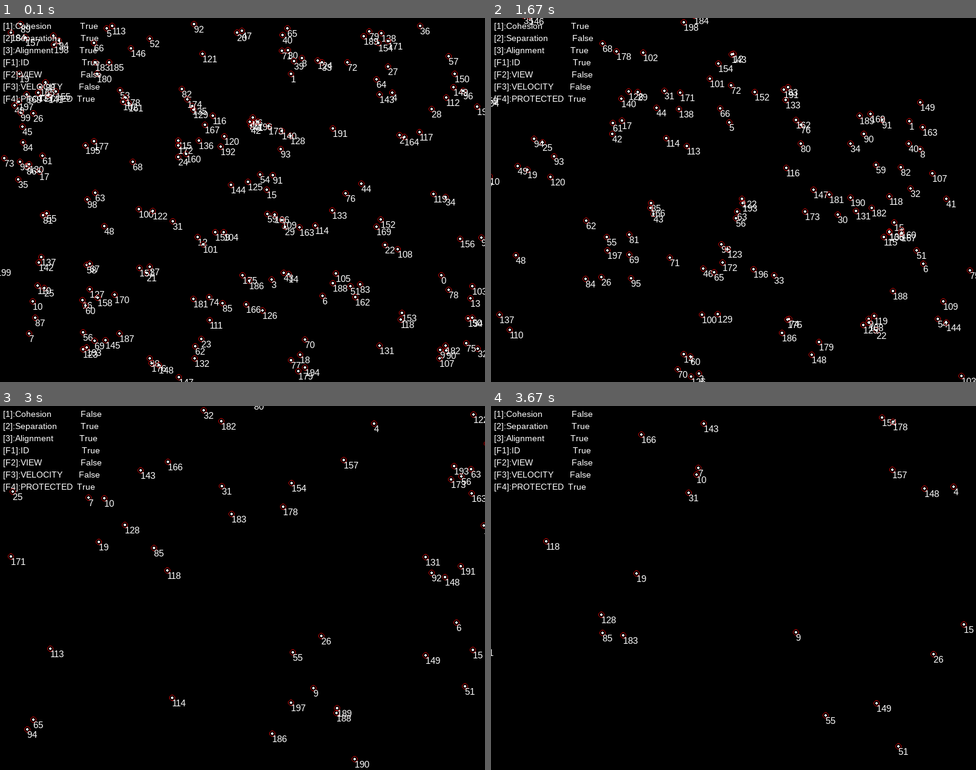
Above: before the commit, frames 1-4 (two rows, left to right).
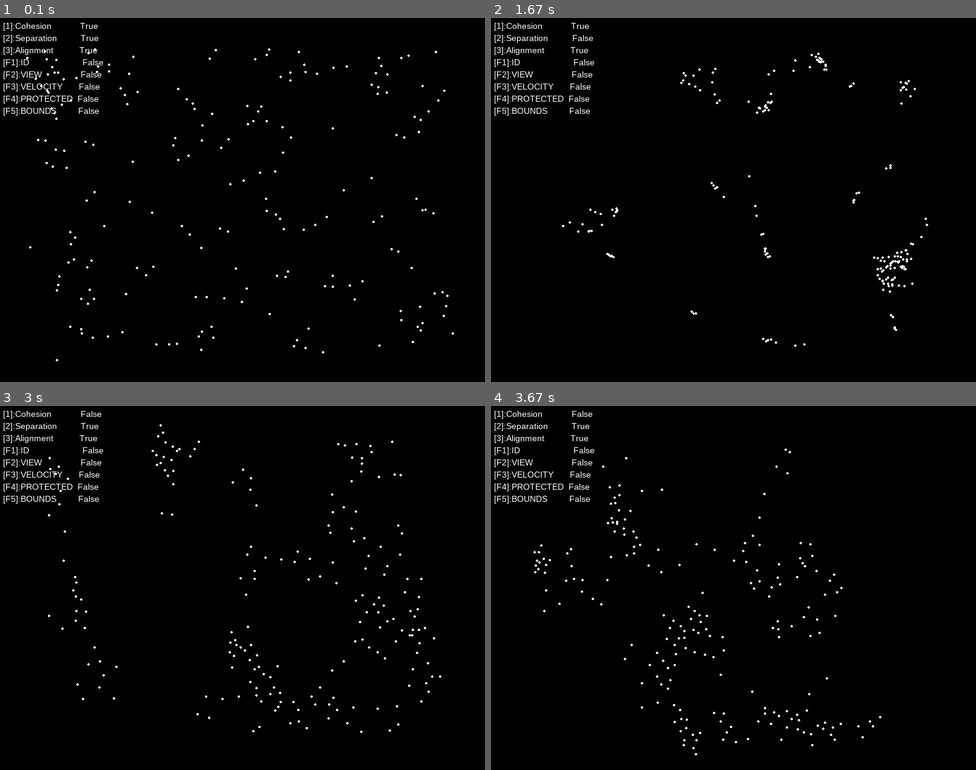
Above: after the commit, the same moments.

Repository: JonKramme/python-pygame-boids
Game: pygame game, started from main.py
The game is run twice, just before and just after one commit, with the same random seed, the same clock (stepped at 60 frames per second) and the same inputs.
Inputs:
- Up to frame 1 (0.1 s): no input
- Up to frame 2 (1.67 s): hold F5 0.33-0.8 s; hold F5 0.83-1.3 s; tap 2 at 1.33 s
- Up to frame 3 (3 s): tap 2 at 1.67 s; tap 1 at 2, 2.33, 2.67 s
- Up to frame 4 (3.67 s): tap 1 at 3, 3.33 s

The runs differ from the first frame. In frame 1, 6.1% of the frame differs, in the area x 0-100%, y 0-100%; in frame 2, 4.1%; in frame 3, 2.0%; in frame 4, 1.3%.

Commit message:
Added alignment, overhauled speed limiting, added Bounds and all related debug/ enable options,

Diff:
--- a/Boid.py
+++ b/Boid.py
@@ -12,19 +12,19 @@
     useSeparation = True
     useAlignment = True
     limitSpeed = True
+    useBounds = True
 
-    def __init__(self, pos):
+    def __init__(self, pos,bounds):
         self.id = next(Boid.id_iterator)
         self.position = pos
         self.velocity = (-1 + random.random() * 2, -1 + random.random() * 2)
-        self.protectedRange = 5
-        self.viewRange = 50
-        self.coherenceFactor = 100
-        self.maxSpeed = 5
-        self.useCohesion = True
-        self.useSeparation = True
-        self.useAlignment = True
-        self.limitSpeed = True
+        self.protectedRange = 8
+        self.viewRange = 40
+        self.coherenceFactor = 80
+        self.alignmentFactor = 8
+        self.maxVelocity = (5, 5)
+        self.turnFactor = 5
+        self.bounds = bounds
 
     def draw(self, screen, debug=()):
         #Always draw the Boid:
@@ -42,6 +42,8 @@
             labelfont = pygame.font.SysFont("Arial", 15)
             label = labelfont.render(str(self.id), True, (255, 255, 255))
             screen.blit(label, tuple(map(int, self.position)))
+        if "BOUNDS" in debug:
+            pygame.draw.rect(screen,(255,255,255), self.bounds, 1)
 
     def move(self, allBoids):
         visibleBoids = bh.findBoidsInRange(self, allBoids, self.viewRange)
@@ -53,8 +55,11 @@
             self.velocity = vm.addVector2(self.velocity, bh.coherence(self.position,visibleBoids,self.coherenceFactor))
         if Boid.useSeparation:
             self.velocity = vm.addVector2(self.velocity, bh.separation(self.position,tooCloseBoids))
-        # if Boid.useAlignment:
-        #     self.velocity = vm.addVector2(self.velocity, bh.alignment(visibleBoids))
+        if Boid.useAlignment:
+            self.velocity = vm.addVector2(self.velocity, bh.alignment(self.velocity,visibleBoids,self.alignmentFactor))
+        if Boid.useBounds:
+            self.velocity = vm.addVector2(self.velocity, bh.bounds(self.position,self.bounds, self.turnFactor))
+
         if self.limitSpeed:
-            self.velocity = vm.limitVectorElements(self.velocity, self.maxSpeed)
+            vm.limit_velocity(self)
         self.position = vm.addVector2(self.position, self.velocity)
--- a/BoidBehaviour.py
+++ b/BoidBehaviour.py
@@ -1,30 +1,62 @@
 import VectorMath as vm
+
+
 def coherence(centerBoidPosition, visibleBoids, coherenceFactor):
     # Calculate the center position of all "visible" boids except this one, calculate direction vector
-    # towards that point and scale it by the coherence Factor. Then return it
-    perceivedCenter = (0,0)
+    # towards that point and scale it by the coherence factor. Then return it
+    perceivedCenter = (0, 0)
     for boid in visibleBoids:
         perceivedCenter = vm.addVector2(perceivedCenter, boid.position)
     if len(visibleBoids) > 1:
-        perceivedCenter = (x / len(visibleBoids) for x in perceivedCenter) #divides all tuple elements by the length
-    if perceivedCenter != (0,0): # We need to check for "change" to avoid tendency towards the top left. (negative our position)
+        perceivedCenter = (x / len(visibleBoids) for x in perceivedCenter)  # divides all tuple elements by the length
+    if perceivedCenter != (
+    0, 0):  # We need to check for "change" to avoid tendency towards the top left. (negative our position)
         perceivedCenter = vm.subVector2(perceivedCenter, centerBoidPosition)
 
-    perceivedCenter = (x / coherenceFactor for x in perceivedCenter) #divides all tuple elements by the coherence factor
+    perceivedCenter = (x / coherenceFactor for x in
+                       perceivedCenter)  # divides all tuple elements by the coherence factor
     return perceivedCenter
 
 
 def separation(centerBoidPosition, tooCloseObjects):
     vec2 = (0, 0)
     for obj in tooCloseObjects:
-        vec2 = vm.subVector2(vec2,vm.subVector2(obj.position,centerBoidPosition))
+        vec2 = vm.subVector2(vec2, vm.subVector2(obj.position, centerBoidPosition))
     return vec2
 
-def alignment( visibleBoids):
-    pass
+
+def alignment(centerBoidVelocity,visibleBoids,alignmentFactor):
+    # Calculate the average velocity of all "visible" boids except this one and scale it by the alignment factor. Then return it
+    averageVelocity = (0, 0)
+    for boid in visibleBoids:
+        averageVelocity = vm.addVector2(averageVelocity, boid.velocity)
+    if len(visibleBoids) > 1:
+        averageVelocity = (x / len(visibleBoids) for x in averageVelocity)  # divides all tuple elements by the length
+    if averageVelocity != (
+    0, 0):  # We need to check for "change" to avoid tendency towards the top left. (negative our position)
+        averageVelocity = vm.subVector2(averageVelocity, centerBoidVelocity)
+
+    averageVelocity = (x / alignmentFactor for x in
+                       averageVelocity)  # divides all tuple elements by the alignment factor
+    return averageVelocity
 
 
-def findBoidsInRange(centerBoid,allObjects,range):
+def findBoidsInRange(centerBoid, allObjects, range):
     return [obj for obj in allObjects if
             vm.calcVec2Distance(obj.position, centerBoid.position) <= range
             and obj != centerBoid]
+
+
+def bounds(position, bounds, turnFactor):
+    v = [0,0]
+    if position[0] < bounds[0]:
+        v[0] = turnFactor
+    elif position[0] > bounds[0]+bounds[2]:
+        v[0] = -turnFactor
+
+    if position[1] < bounds[1]:
+        v[1] = turnFactor
+    elif position[1] > bounds[0]+bounds[3]:
+        v[1] = -turnFactor
+
+    return v
--- a/VectorMath.py
+++ b/VectorMath.py
@@ -1,17 +1,20 @@
 import math
 
+# deprecated
+# def limitVectorElements(vector, maxSpeed):
+#     vec = ()
+#     for x in vector:
+#         if x >= maxSpeed:
+#             vec += maxSpeed,
+#         elif x <= -maxSpeed:
+#             vec += -maxSpeed,
+#         else:
+#             vec += x,
+#     return vec
 
-def limitVectorElements(vector, maxSpeed):
-    vec = ()
-    for x in vector:
-        if x >= maxSpeed:
-            vec += maxSpeed,
-        elif x <= -maxSpeed:
-            vec += -maxSpeed,
-        else:
-            vec += x,
-    return vec
-
+def limit_velocity(boid):
+    if abs(boid.velocity[0]) + abs(boid.velocity[1]) > boid.maxVelocity[0] + boid.maxVelocity[1]:
+        boid.velocity = [(a/abs(a))*b for a,b in zip(boid.velocity, boid.maxVelocity)]
 
 def calcVec2Distance(pos1, pos2):
     return math.hypot(pos1[0] - pos2[0], pos1[1] - pos2[1])
--- a/main.py
+++ b/main.py
@@ -5,13 +5,14 @@
 # Reference: http://www.kfish.org/boids/pseudocode.html
 
 def BoidSimulation(count):
-    size = width, height = 800, 600
-    boids = [Boid((random.randint(0, width), random.randint(0, height))) for x in range(count)]
+    size = height, width = 800, 600
+    bounds = (float(height*0.1),float(width*0.1), float(height)*0.8, float(width*0.8)) #TODO: height is slightly off?
+    boids = [Boid((random.randint(0, height), random.randint(0, width)), bounds) for x in range(count)]
     pygame.init()
     black = 0, 0, 0
     labelfont = pygame.font.SysFont("Arial", 14)
-    DSTR =  ("ID","VIEW","VELOCITY","PROTECTED")
-    DEBUG = [DSTR[0],DSTR[3]] #TODO: Find better solution for this.
+    DSTR =  ("ID","VIEW","VELOCITY","PROTECTED","BOUNDS")
+    DEBUG = []
 
     screen = pygame.display.set_mode(size)
 
@@ -53,6 +54,12 @@
                     else:
                         DEBUG.append(DSTR[3])
 
+                if event.key == pygame.K_F5:
+                    if DSTR[4] in DEBUG:
+                        DEBUG.remove(DSTR[4])
+                    else:
+                        DEBUG.append(DSTR[4])
+
         screen.fill(black)
         for boid in boids:
             boid.draw(screen, debug=DEBUG)
@@ -66,15 +73,17 @@
         label = labelfont.render("[3]:Alignment           "+str(Boid.useAlignment), True, (255, 255, 255))
         screen.blit(label, (5, 45))
 
-        #Debug Labels ID/VIEW/VELOCITY/PROTECTED
-        label = labelfont.render("[F1]:ID                      "+str("ID" in DEBUG), True, (255, 255, 255))
+        #Debug Labels ID/VIEW/VELOCITY/PROTECTED/BOUNDS
+        label = labelfont.render("[F1]:ID                      "+str(DSTR[0] in DEBUG), True, (255, 255, 255))
         screen.blit(label, (5, 65))
-        label = labelfont.render("[F2]:VIEW                "+str("VIEW" in DEBUG), True, (255, 255, 255))
+        label = labelfont.render("[F2]:VIEW                "+str(DSTR[1] in DEBUG), True, (255, 255, 255))
         screen.blit(label, (5, 85))
-        label = labelfont.render("[F3]:VELOCITY       "+str("VELOCITY" in DEBUG), True, (255, 255, 255))
+        label = labelfont.render("[F3]:VELOCITY       "+str(DSTR[2] in DEBUG), True, (255, 255, 255))
         screen.blit(label, (5, 105))
-        label = labelfont.render("[F4]:PROTECTED  "+str("PROTECTED" in DEBUG), True, (255, 255, 255))
+        label = labelfont.render("[F4]:PROTECTED  "+str(DSTR[3] in DEBUG), True, (255, 255, 255))
         screen.blit(label, (5, 125))
+        label = labelfont.render("[F5]:BOUNDS         "+str(DSTR[4] in DEBUG), True, (255, 255, 255))
+        screen.blit(label, (5, 145))
 
         #time.sleep(1)
 
